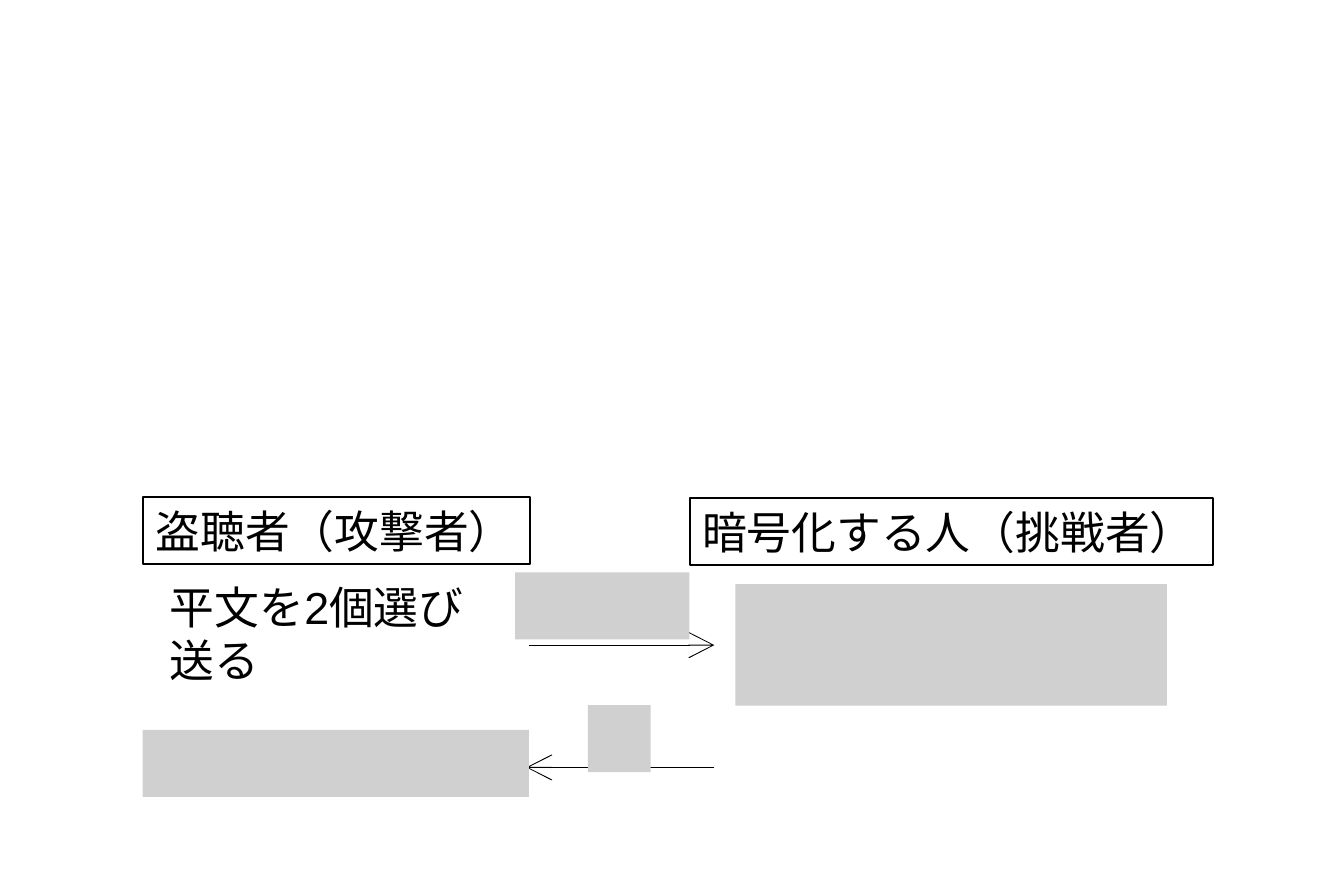
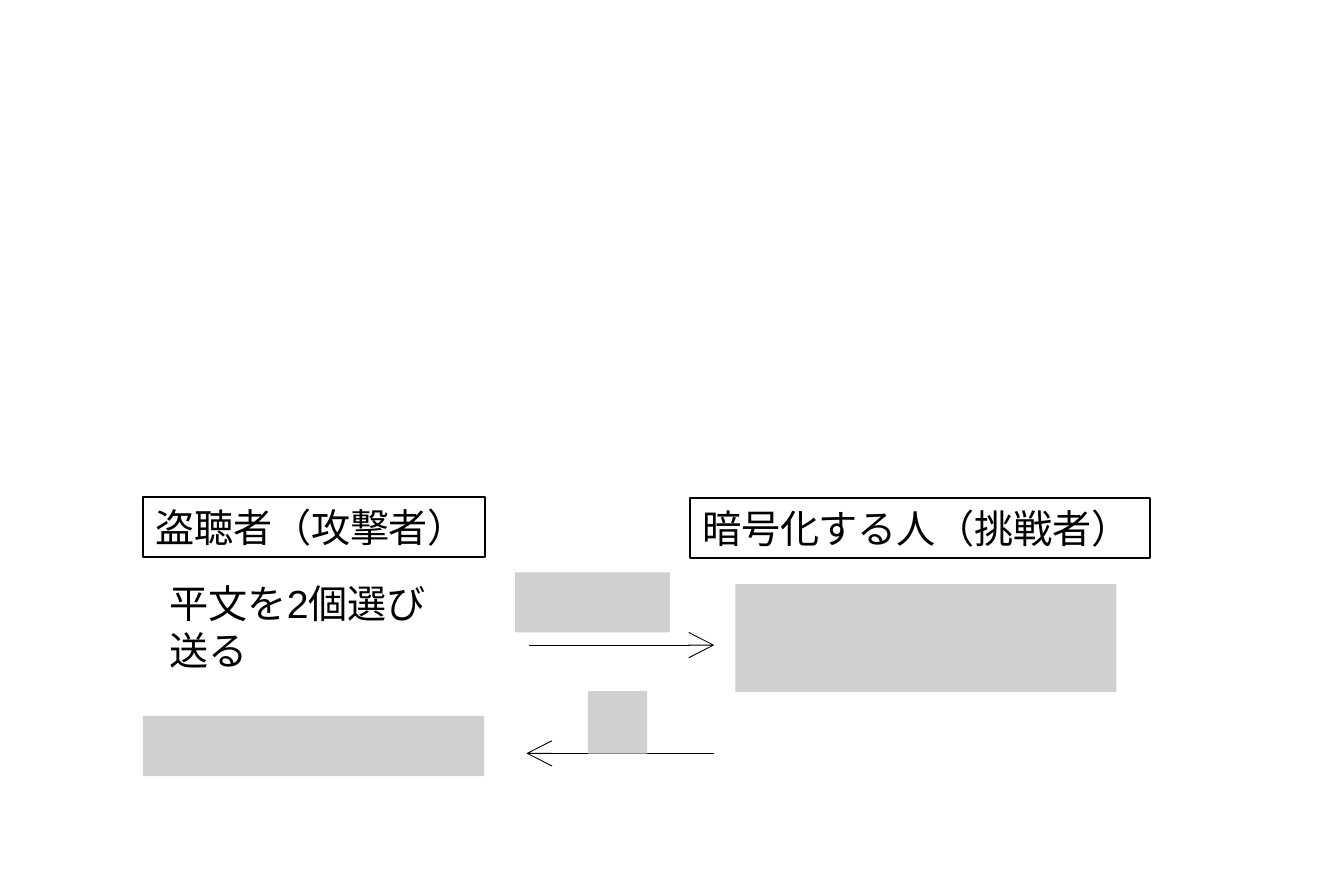
Before and after one commit to herumi/ango-src, a slide deck: slide 1 of img/ind-atk.pptx. Drawn at 1344x874 pixels with LibreOffice and Linux fonts; fonts in the diff are those of the drawing; grey boxes stand for pictures. Boxes give left, top, right and bottom in pixels: in the first picture for what was removed or moved away, otherwise in the second. Text is boxed around its words. In the diff, an @@ line names an element or a change of style, - is before the commit and + after.

```diff
--- a/img/ind-atk.pptx
+++ b/img/ind-atk.pptx
@@ rectangle "盗聴者（攻撃者）" resized from (x1=142, y1=497, x2=530, y2=564) to (x1=142, y1=497, x2=484, y2=556) @@
@@ size 12 to 10.5 pt in 3 elements at (x1=170, y1=585, x2=426, y2=668), (x1=142, y1=497, x2=484, y2=556), (x1=691, y1=497, x2=1153, y2=556) @@
@@ rectangle "暗号化する人（挑戦者）" resized from (x1=691, y1=497, x2=1215, y2=564) to (x1=691, y1=497, x2=1153, y2=556) @@
@@ picture resized from (x1=516, y1=573, x2=691, y2=640) to (x1=516, y1=573, x2=672, y2=632) @@
@@ picture resized from (x1=737, y1=583, x2=1169, y2=704) to (x1=737, y1=583, x2=1118, y2=691) @@
@@ picture resized from (x1=142, y1=728, x2=530, y2=796) to (x1=142, y1=715, x2=484, y2=774) @@
@@ picture resized from (x1=589, y1=704, x2=650, y2=771) to (x1=589, y1=691, x2=648, y2=753) @@
@@ arrow moved from (715, 766) - (527, 766) to (715, 753) - (527, 753) @@
```
Also in this commit, not shown: 29 other files.
